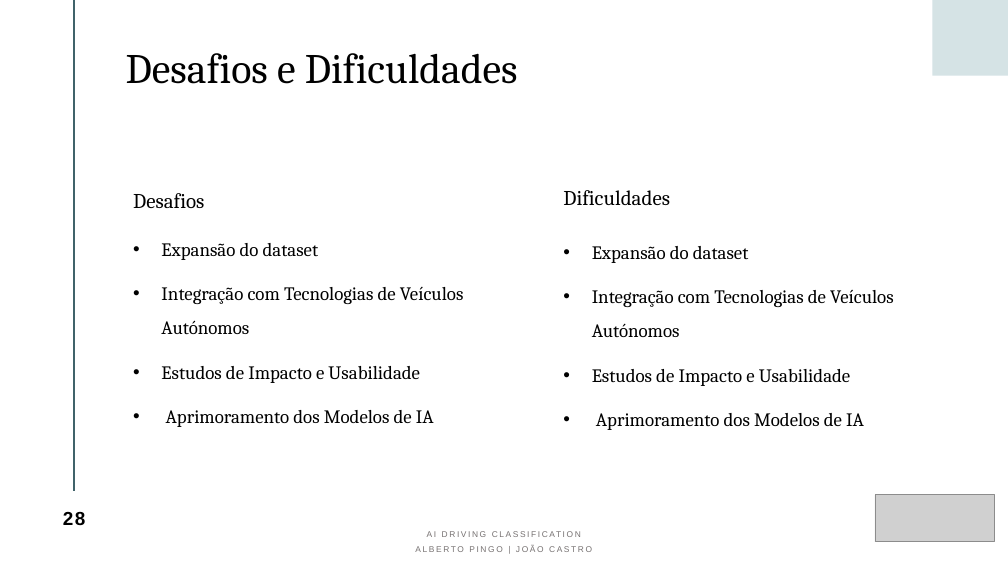
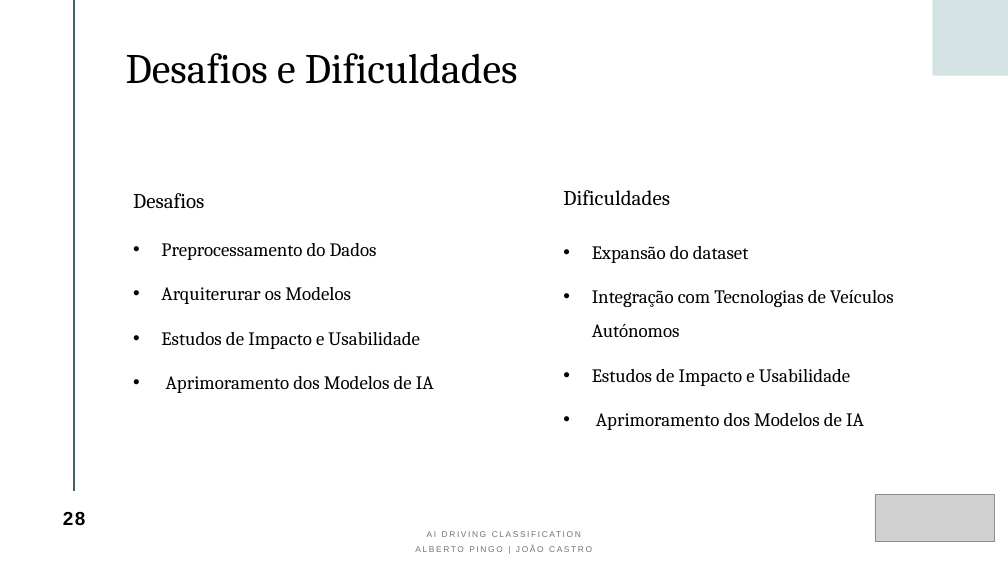
Before and after one commit to albertopingo/AI-driving-classification_FinalProject_CEng, a slide deck: slide 28 of ProjInf_AI_Driving_Classification.pptx. Drawn at 1008x567 pixels with LibreOffice and Linux fonts; fonts in the diff are those of the drawing; grey boxes stand for pictures. Boxes give left, top, right and bottom in pixels: in the first picture for what was removed or moved away, otherwise in the second. Text is boxed around its words. In the diff, an @@ line names an element or a change of style, - is before the commit and + after.

```diff
--- a/ProjInf_AI_Driving_Classification.pptx
+++ b/ProjInf_AI_Driving_Classification.pptx
@@ text at <box>161,243,377,304</box>: text changed @@
-• Expansão do dataset
-• Integração com Tecnologias de Veículos Autónomos
+• Preprocessamento do Dados
+• Arquiterurar os Modelos
```
Also in this commit, not shown: 4 other slides changed.
